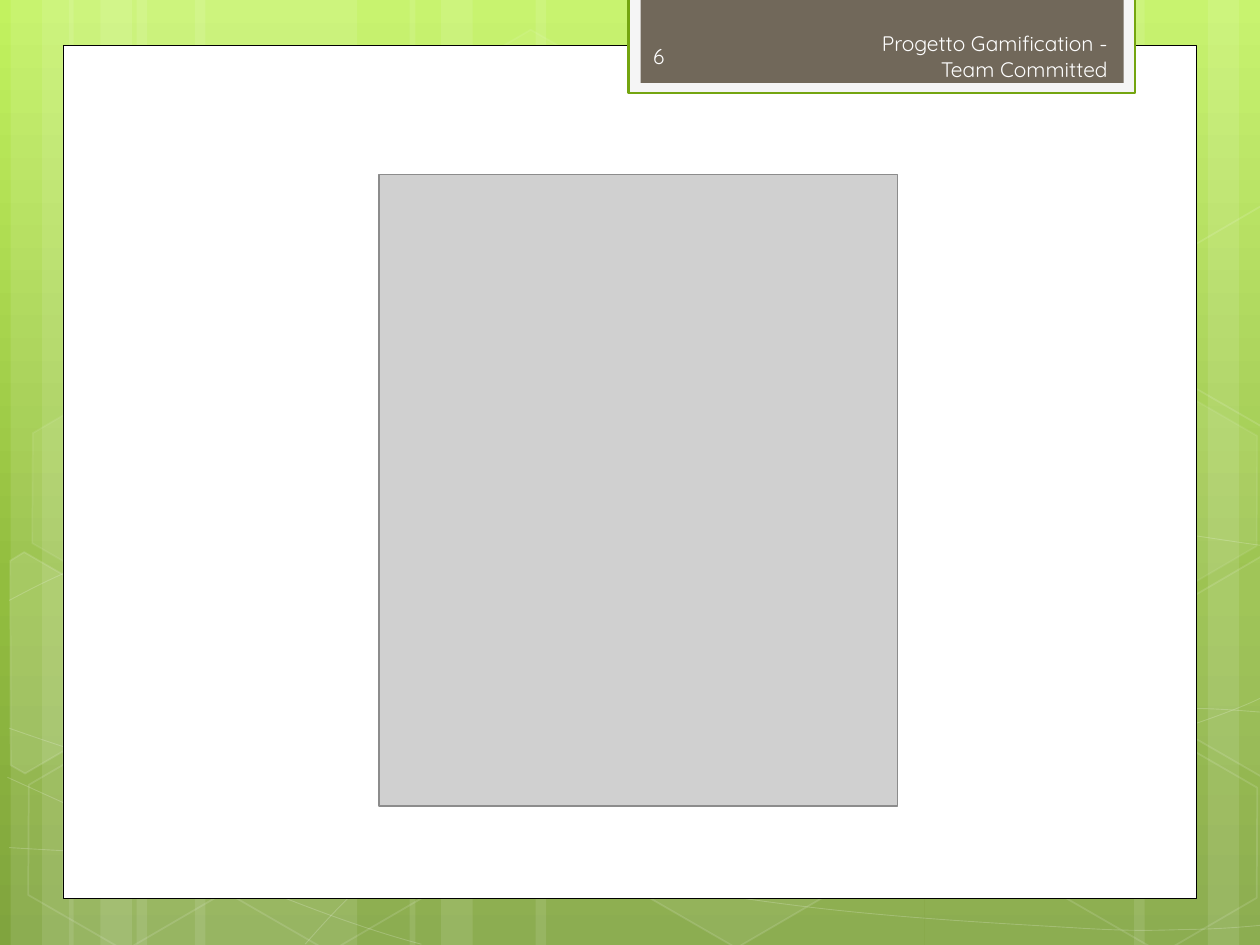
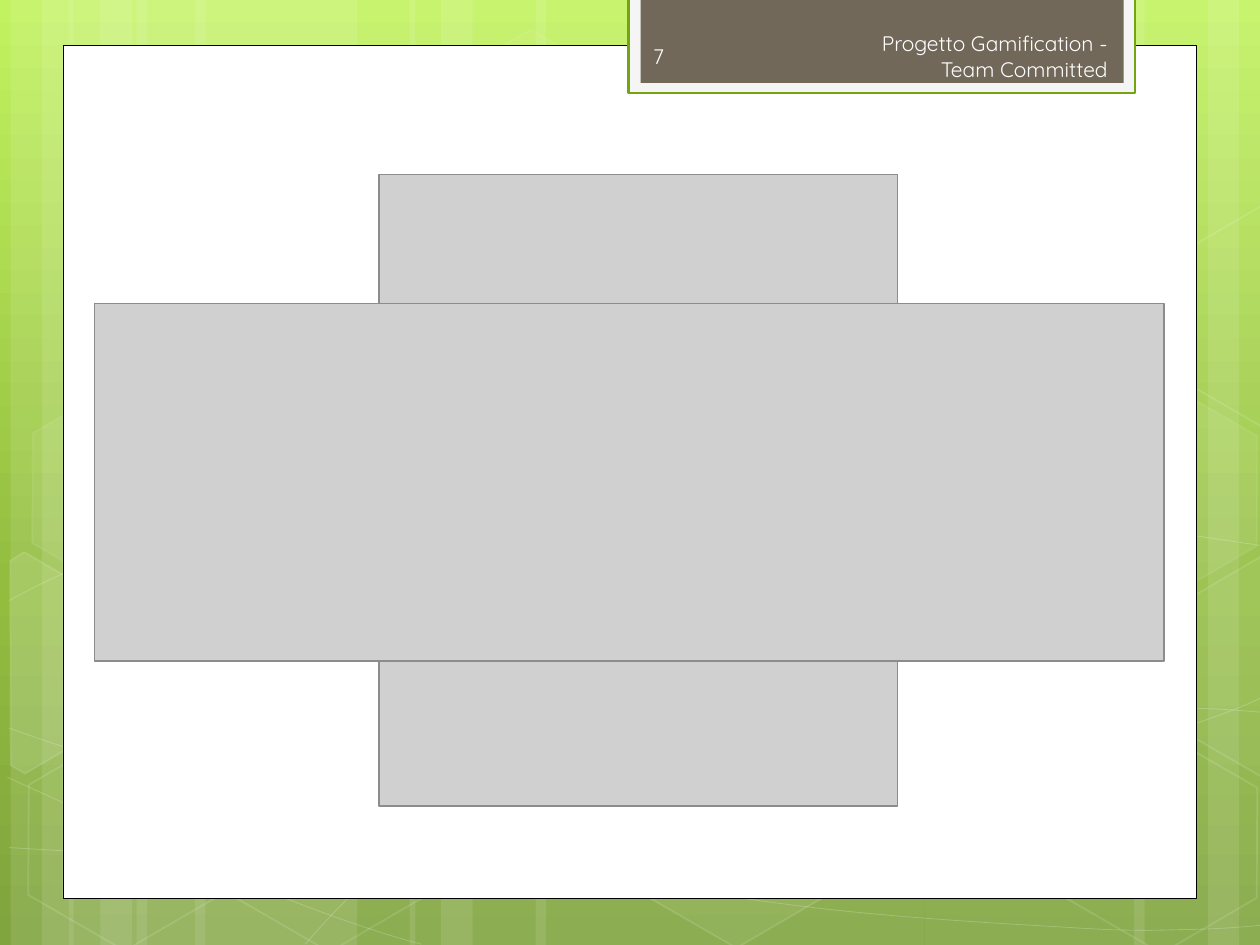
Before and after one commit to TeamCommitted/Team-Committed---Documenti, a slide deck: slide 7 of RQ/Esterni/Presentazione/RQ-Presentazione.pptx (slide 6 before the commit). Drawn at 1260x945 pixels with LibreOffice and Linux fonts; fonts in the diff are those of the drawing; grey boxes stand for pictures. Boxes give left, top, right and bottom in pixels: in the first picture for what was removed or moved away, otherwise in the second. Text is boxed around its words. In the diff, an @@ line names an element or a change of style, - is before the commit and + after.

```diff
--- a/RQ/Esterni/Presentazione/RQ-Presentazione.pptx
+++ b/RQ/Esterni/Presentazione/RQ-Presentazione.pptx
@@ page number at <box>653,49,664,64</box>: text changed @@
-6
+7
@@ picture added at <box>94,304,1164,660</box> @@
```
Also in this commit, not shown: 1 slide added, 1 other file.
